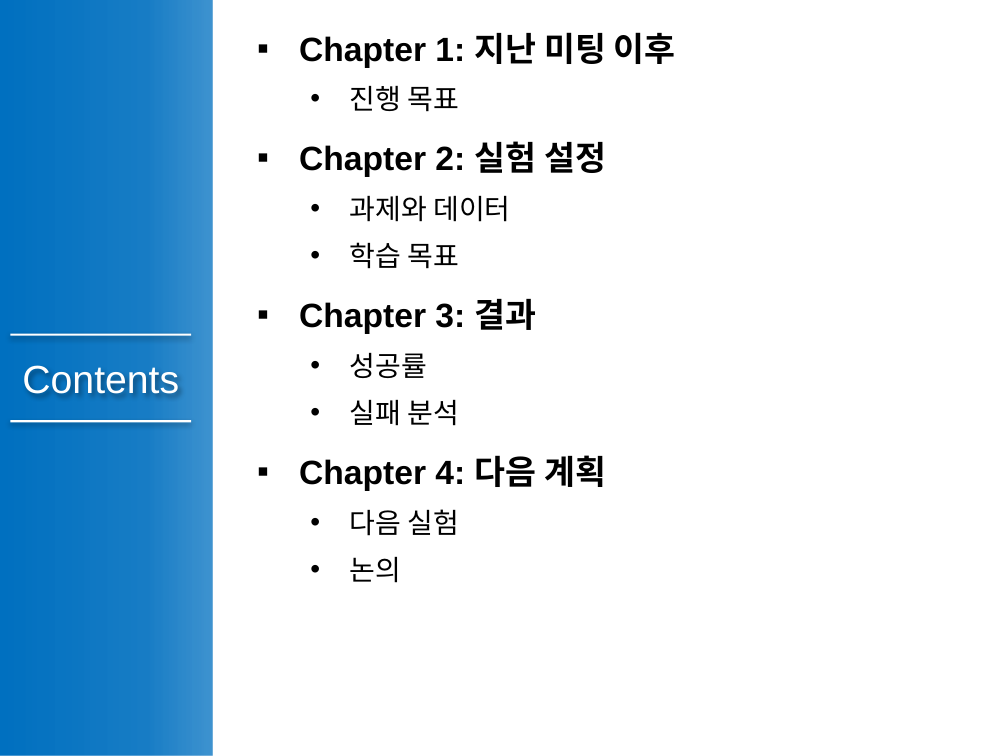
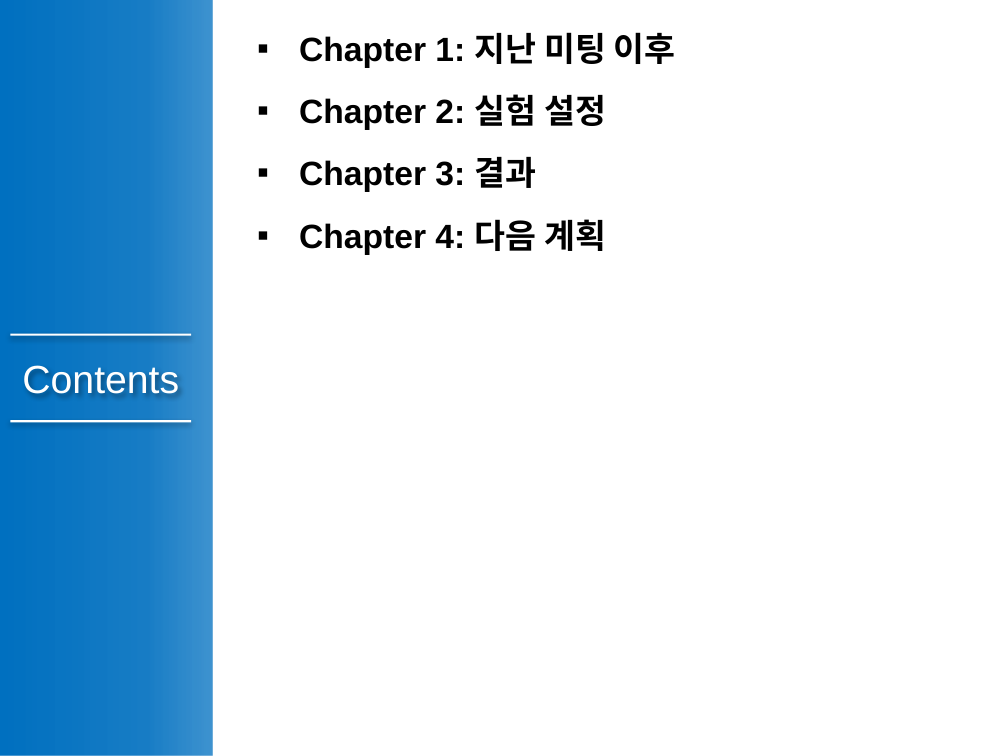
Before and after one commit to ahrism10M501/ppt_gener_harness, a slide deck: slide 2 of tasks/261011-example-il-progress/20261011_모방학습_진행_보고.pptx. Drawn at 1008x756 pixels with LibreOffice and Linux fonts; fonts in the diff are those of the drawing. Boxes give left, top, right and bottom in pixels: in the first picture for what was removed or moved away, otherwise in the second. Text is boxed around its words. In the diff, an @@ line names an element or a change of style, - is before the commit and + after.

```diff
--- a/tasks/261011-example-il-progress/20261011_모방학습_진행_보고.pptx
+++ b/tasks/261011-example-il-progress/20261011_모방학습_진행_보고.pptx
@@ text at <box>350,85,459,112</box>: paragraph removed @@
-  • 진행 목표
@@ text at <box>350,195,510,269</box>: paragraphs removed @@
-  • 과제와 데이터
-  • 학습 목표
@@ text at <box>350,352,459,426</box>: paragraphs removed @@
-  • 성공률
-  • 실패 분석
@@ text at <box>350,509,459,583</box>: paragraphs removed @@
-  • 다음 실험
-  • 논의
```
Also in this commit, not shown: 7 other slides changed, 10 slides added, 2 slides removed, 30 other files.
